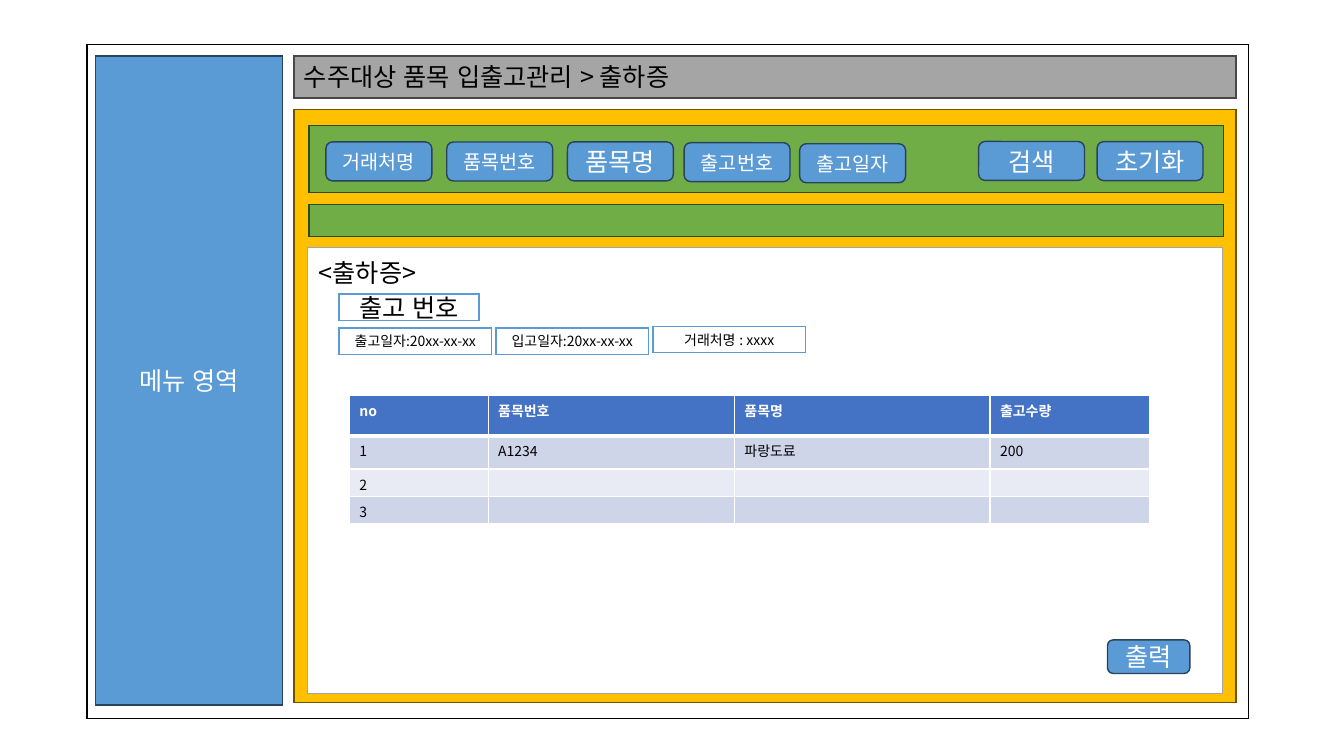
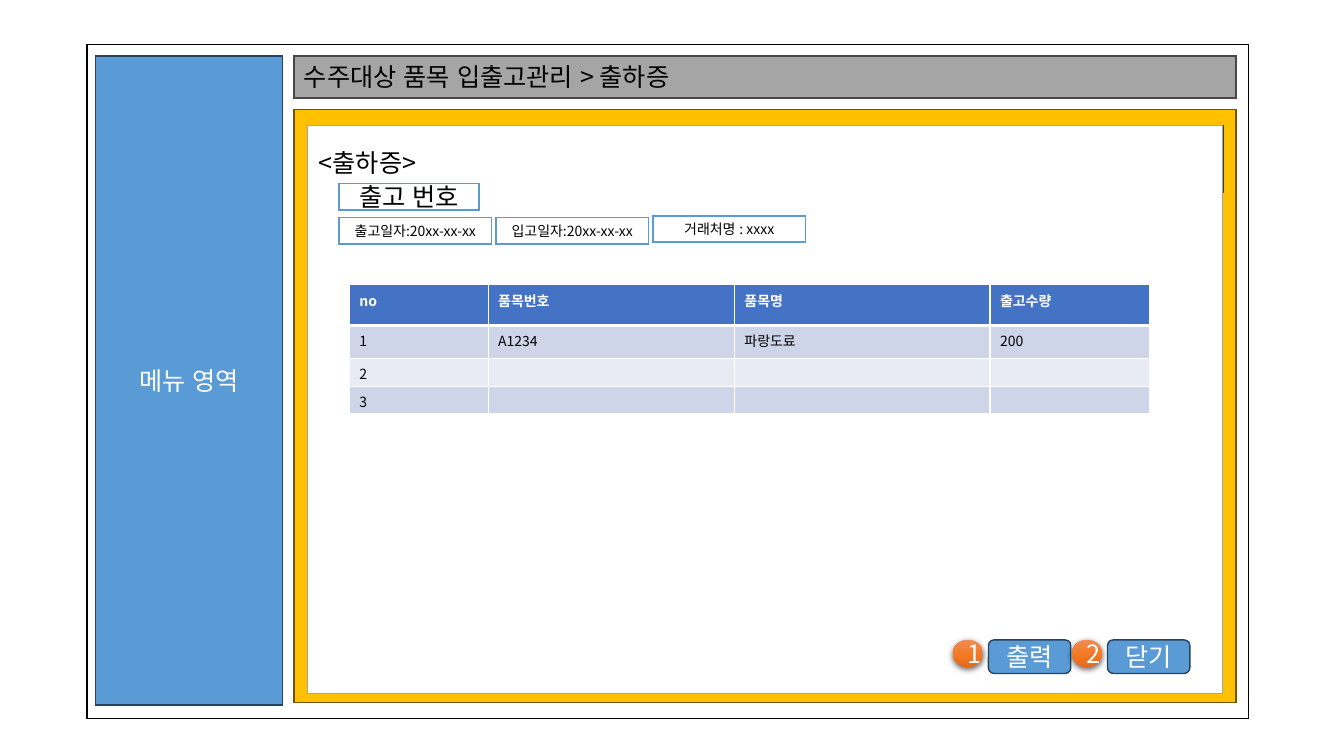
Before and after one commit to pky6147/ThreeCode, a slide deck: slide 23 of 문서/김성민/화면설계(진행현황, 작업지시,출하증 제외).pptx (slide 21 before the commit). Drawn at 1344x756 pixels with LibreOffice and Linux fonts; fonts in the diff are those of the drawing. Boxes give left, top, right and bottom in pixels: in the first picture for what was removed or moved away, otherwise in the second. Text is boxed around its words. In the diff, an @@ line names an element or a change of style, - is before the commit and + after.

```diff
--- a/문서/김성민/화면설계(진행현황, 작업지시,출하증 제외).pptx
+++ b/문서/김성민/화면설계(진행현황, 작업지시,출하증 제외).pptx
@@ rectangle: place and size @@
-rectangle at bbox=[308, 248, 1222, 694]
+rectangle at bbox=[308, 126, 1222, 694]
@@ rounded rectangle removed at bbox=[326, 142, 432, 181] @@
-거래처명
@@ rounded rectangle removed at bbox=[447, 142, 553, 181] @@
-품목번호
@@ rounded rectangle removed at bbox=[568, 142, 674, 181] @@
-품목명
@@ rounded rectangle removed at bbox=[685, 143, 790, 182] @@
-출고번호
@@ rounded rectangle removed at bbox=[800, 144, 905, 184] @@
-출고일자
@@ rounded rectangle removed at bbox=[979, 141, 1085, 180] @@
-검색
@@ rounded rectangle removed at bbox=[1097, 142, 1203, 181] @@
-초기화
@@ rectangle removed at bbox=[309, 205, 1223, 237] @@
@@ 4 rectangles, 1 table, 1 text: place and size @@
-4 rectangles, 1 table, 1 text at bbox=[319, 261, 1151, 524]
+4 rectangles, 1 table, 1 text at bbox=[319, 151, 1151, 414]
@@ ellipse added at bbox=[953, 640, 983, 667], fill gradient #F18C57 to #F67B28 to #E56C19, 18 pt, text #FFFFFF @@
+1
@@ rounded rectangle "출력": place and size @@
-rounded rectangle "출력" at bbox=[1108, 640, 1191, 674]
+rounded rectangle "출력" at bbox=[989, 640, 1072, 674]
@@ ellipse added at bbox=[1073, 640, 1103, 667], fill gradient #F18C57 to #F67B28 to #E56C19, 18 pt, text #FFFFFF @@
+2
@@ rounded rectangle added at bbox=[1108, 640, 1191, 674], fill #5B9BD5, outline #28445D 1 pt, 18 pt, text #FFFFFF @@
+닫기
```
Also in this commit, not shown: 8 other slides changed, 2 slides added, 3 other files.
